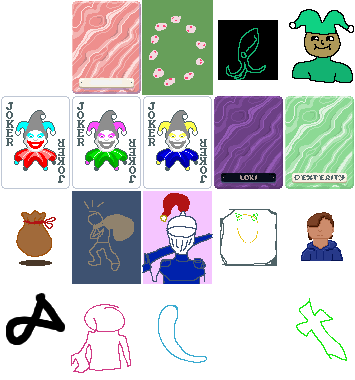
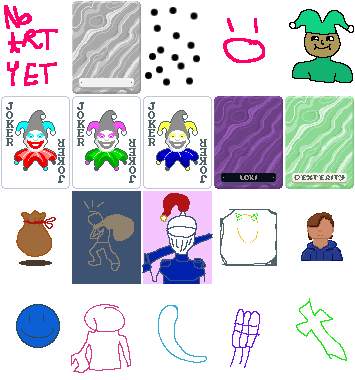
Revision of a layered 355px x 380px image; what changed, layer by layer:
renamed "LegendaryTemplateBackground" to "Jokers.png", painted on it over [4, 1, 278, 368]
removed layer "fish school" over [142, 0, 213, 95]
removed layer "another" over [218, 20, 278, 80]
removed layer "fish" over [6, 293, 65, 345]
